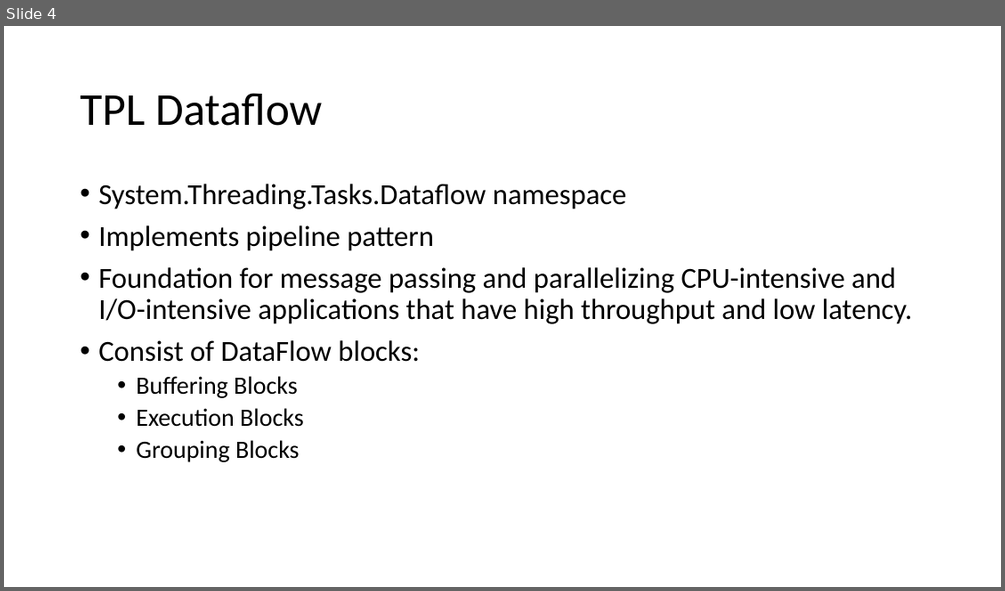
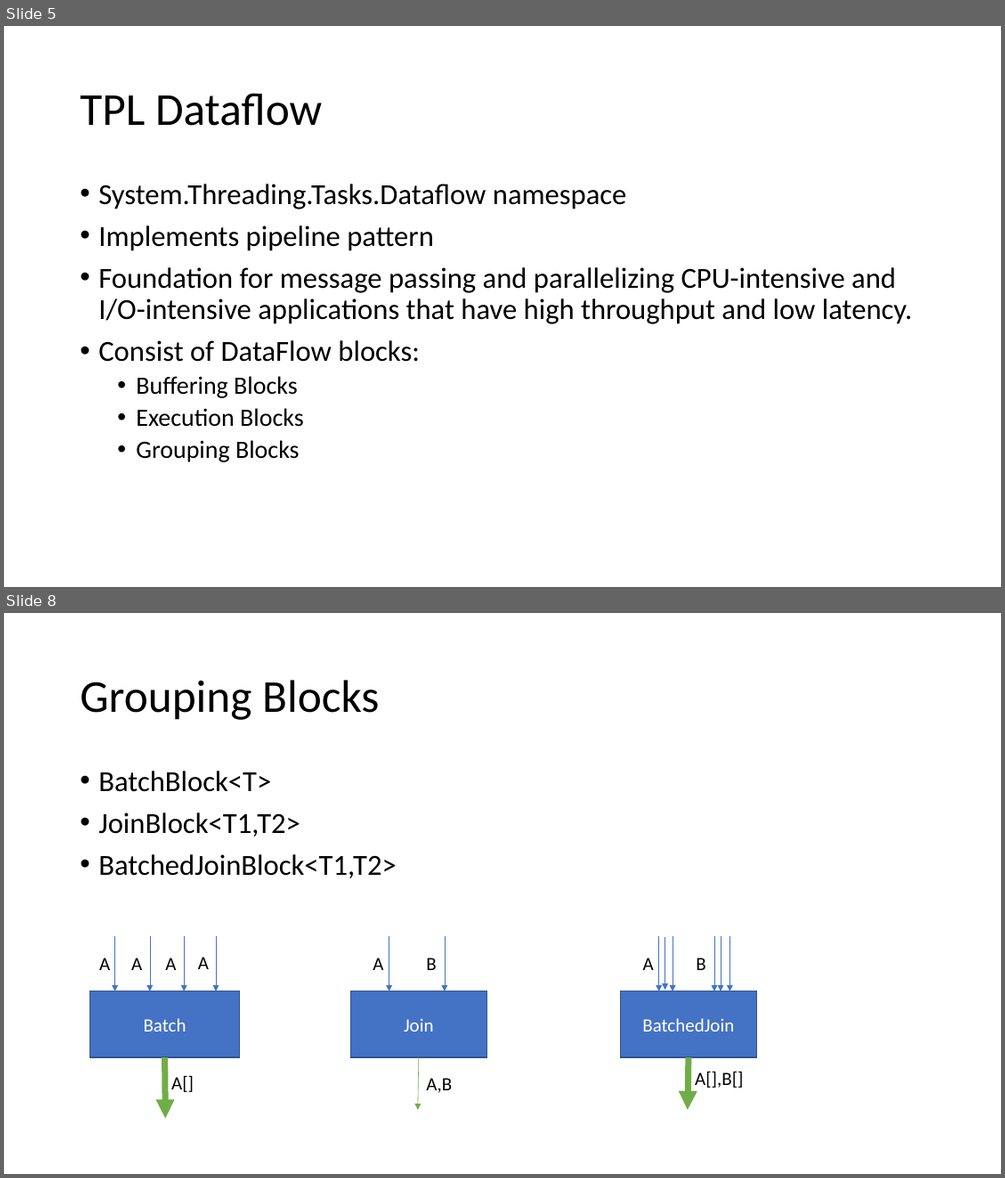
Before and after one commit to jandeu/tpl-dataflow-samples, a slide deck: Presentation.pptx. Shown one above the other, each under a label of ours: slide 4 before the commit, slides 5 and 8 after it; the slides between them are not shown. The pictures are 1005x591 and 1005x1178 pixels, drawn with LibreOffice and Linux fonts; fonts in the diff are those of the drawing. Boxes give left, top, right and bottom in pixels: in the first picture for what was removed or moved away, otherwise in the second. Text is boxed around its words. In the diff, an @@ line names an element or a change of style, - is before the commit and + after.

```diff
--- a/Presentation.pptx
+++ b/Presentation.pptx
@@ slide 8 added at (x1=4, y1=613, x2=1001, y2=1174), background #FFFFFF @@
@@ title added at (x1=80, y1=680, x2=379, y2=720), 44 pt, text #000000 @@
+Grouping Blocks
@@ text added at (x1=98, y1=771, x2=396, y2=878), 28 pt, text #000000 @@
+• BatchBlock<T>
+• JoinBlock<T1,T2>
+• BatchedJoinBlock<T1,T2>
@@ text added at (x1=99, y1=957, x2=110, y2=970), 18 pt, text #000000 @@
+A
@@ arrow added from (114, 936) to (114, 991), #4472C4 0.5 pt @@
@@ text added at (x1=131, y1=957, x2=142, y2=970), 18 pt, text #000000 @@
+A
@@ arrow added from (150, 936) to (150, 991), #4472C4 0.5 pt @@
@@ text added at (x1=165, y1=957, x2=176, y2=970), 18 pt, text #000000 @@
+A
@@ arrow added from (184, 936) to (184, 991), #4472C4 0.5 pt @@
@@ text added at (x1=198, y1=957, x2=209, y2=969), 18 pt, text #000000 @@
+A
@@ arrow added from (216, 936) to (216, 991), #4472C4 0.5 pt @@
@@ text added at (x1=372, y1=957, x2=383, y2=970), 18 pt, text #000000 @@
+A
@@ arrow added from (389, 936) to (389, 991), #4472C4 0.5 pt @@
@@ text added at (x1=426, y1=957, x2=436, y2=970), 18 pt, text #000000 @@
+B
@@ arrow added from (445, 936) to (445, 991), #4472C4 0.5 pt @@
@@ text added at (x1=643, y1=957, x2=654, y2=970), 18 pt, text #000000 @@
+A
@@ arrow added from (659, 936) to (659, 991), #4472C4 0.5 pt @@
@@ arrow added from (665, 938) to (665, 989), #4472C4 0.5 pt @@
@@ arrow added from (672, 936) to (672, 991), #4472C4 0.5 pt @@
@@ text added at (x1=696, y1=957, x2=705, y2=970), 18 pt, text #000000 @@
+B
@@ arrow added from (714, 936) to (714, 991), #4472C4 0.5 pt @@
@@ arrow added from (720, 936) to (720, 991), #4472C4 0.5 pt @@
@@ arrow added from (730, 936) to (730, 991), #4472C4 0.5 pt @@
@@ rectangle added at (x1=90, y1=991, x2=240, y2=1057), fill #4472C4, outline #325491 1 pt, 18 pt, text #FFFFFF @@
+Batch
@@ rectangle added at (x1=350, y1=991, x2=486, y2=1057), fill #4472C4, outline #325491 1 pt, 18 pt, text #FFFFFF @@
+Join
@@ rectangle added at (x1=620, y1=991, x2=756, y2=1057), fill #4472C4, outline #325491 1 pt, 18 pt, text #FFFFFF @@
+BatchedJoin
@@ arrow added from (165, 1057) to (165, 1119), #70AD47 6 pt @@
@@ arrow added from (419, 1057) to (418, 1110), #70AD47 0.5 pt @@
@@ arrow added from (688, 1057) to (688, 1110), #70AD47 6 pt @@
@@ text added at (x1=171, y1=1075, x2=194, y2=1092), 18 pt, text #000000 @@
+A[]
@@ text added at (x1=426, y1=1078, x2=452, y2=1093), 18 pt, text #000000 @@
+A,B
@@ text added at (x1=695, y1=1070, x2=743, y2=1087), 18 pt, text #000000 @@
+A[],B[]
@@ what was slide 4 is now slide 5 @@
```
Also in this commit, not shown: 1 slide changed, 5 other slides added, 1 other file.
